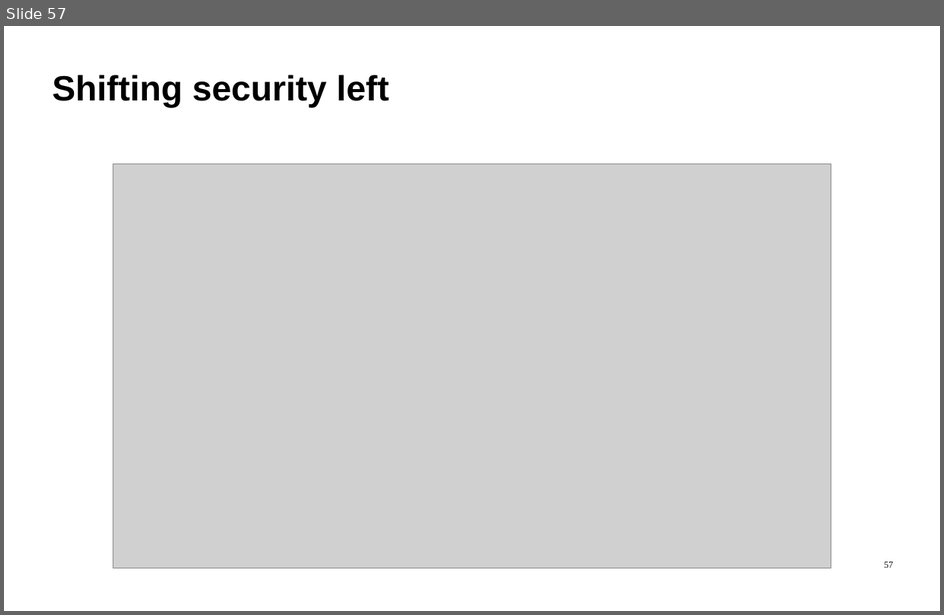
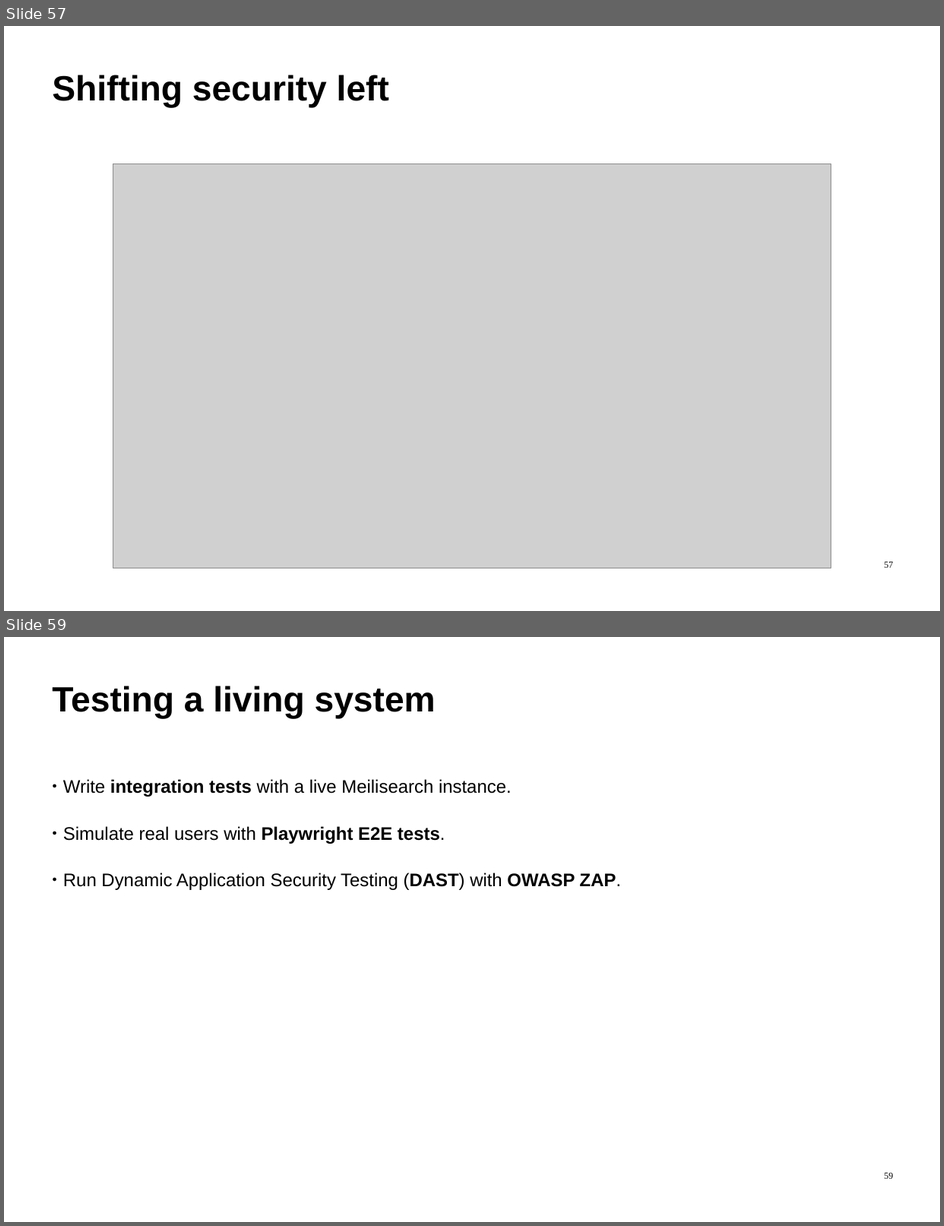
Before and after one commit to ImadSaddik/FullStackDeploymentHandbook, a slide deck: course-assets/slides/full_stack_deployment_guide.odp. Shown one above the other, each under a label of ours: slide 57 before the commit, slides 57 and 59 after it; the slides between them are not shown. The pictures are 944x615 and 944x1226 pixels, drawn with LibreOffice and Linux fonts; fonts in the diff are those of the drawing; grey boxes stand for pictures. Boxes give left, top, right and bottom in pixels: in the first picture for what was removed or moved away, otherwise in the second. Text is boxed around its words. In the diff, an @@ line names an element or a change of style, - is before the commit and + after.

Commit message:
slides: add pages for ch5.4

```diff
--- a/course-assets/slides/full_stack_deployment_guide.odp
+++ b/course-assets/slides/full_stack_deployment_guide.odp
@@ slide 59 added at box(4, 637, 940, 1222), background #FFFFFF @@
@@ text added at box(52, 686, 436, 718), 54 pt, text #000000, bold @@
+Testing a living system
@@ text added at box(63, 779, 621, 890), 28 pt, text #000000 @@
+● Write integration tests with a live Meilisearch instance.
+● Simulate real users with Playwright E2E tests.
+● Run Dynamic Application Security Testing (DAST) with OWASP ZAP.
@@ page number added at box(884, 1173, 893, 1179), 14 pt, text #000000 @@
+59
```
Also in this commit, not shown: 1 other slide added.
